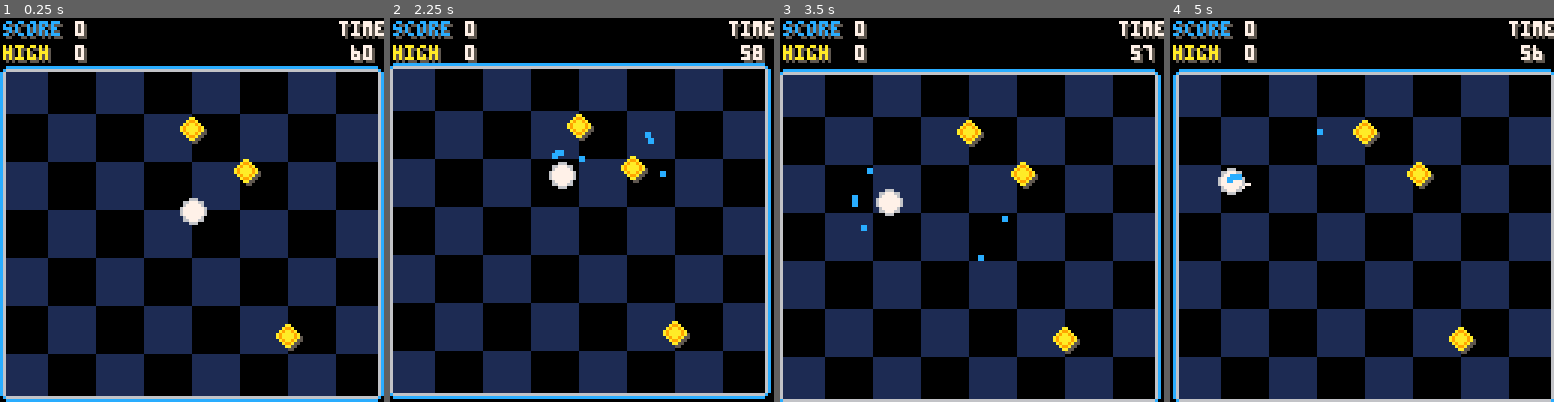
Above: before the commit, frames 1-4 (left to right).
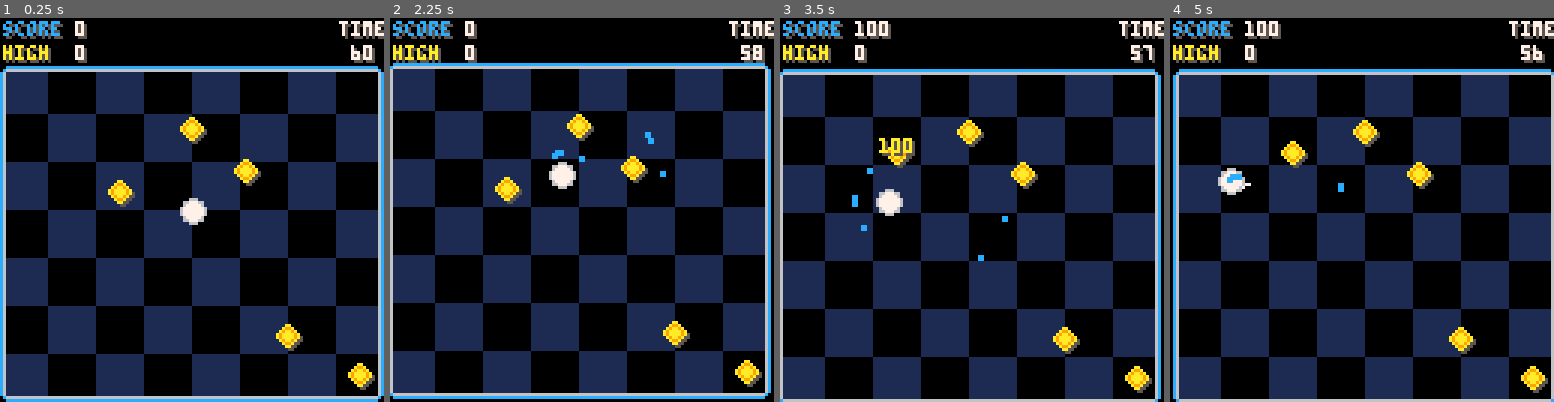
Above: after the commit, the same moments.

Repository: tesselode/netty
Game: PICO-8 cartridge launcher.p8
Two runs of this game, one before a commit and one after it. Both use one fixed random seed, a clock stepped at 60 frames per second and the inputs below.
Inputs:
- Up to frame 1 (0.25 s): no input
- Up to frame 2 (2.25 s): tap X (X key) at 0.33, 1.07, 1.85 s; tap O (Z key) at 0.7, 1.7, 2.1 s; hold Right 1.6-2.1 s; hold Up from 2.15 s (still down)
- Up to frame 3 (3.5 s): release Up at 2.42 s; hold Right 2.47-3.03 s; tap O (Z key) at 2.5, 2.9, 3.3 s; tap X (X key) at 2.97 s; hold Left from 3.08 s (still down)
- Up to frame 4 (5 s): release Left at 3.58 s; hold Down 3.63-3.97 s; tap O (Z key) every 0.4 s from 3.7 to 4.9 s; hold Right 4.02-4.68 s; tap X (X key) at 4.08 s; hold Up from 4.73 s (still down)

The runs differ from the first frame. In frame 1, 0.6% of the frame differs, in the area x 28-98%, y 42-97%; in frame 2, 0.6%; in frame 3, 1.2%, in the area x 19-97%, y 0-98%; in frame 4, 1.0%.

Commit message:
Size up and speed up powerups

Diff:
--- a/launcher.p8
+++ b/launcher.p8
@@ -94,7 +94,10 @@
  	launching = false,
  	charge = 0,
  	suctiontimer = 0,
+ 	sizetimer = 0,
+ 	speedtimer = 0,
  }
+ player.displayr = player.r
 
  -- init trail
  player.trail = {}
@@ -219,6 +222,20 @@
    sfx(9, 1)
   end
 
+  -- powerup states
+  if self.suctiontimer > 0 then
+   self.suctiontimer -= 1/60
+  end
+  if self.sizetimer > 0 then
+   self.r = 8
+   self.sizetimer -= 1/60
+  else
+   self.r = 4
+  end
+  if self.speedtimer > 0 then
+   self.speedtimer -= 1/60
+  end
+
   -- apply movement
  	local speedfactor
  	if self.launching then
@@ -226,13 +243,11 @@
  	else
  	 speedfactor = 1
  	end
+ 	if self.speedtimer > 0 then
+ 	 speedfactor *= 1.5
+ 	end
   self.x += self.vx * speedfactor
   self.y += self.vy * speedfactor
-
-  -- powerup states
-  if self.suctiontimer > 0 then
-   self.suctiontimer -= 1/60
-  end
 
   -- trail
   self.trail[1].x = player.x
@@ -243,30 +258,39 @@
    t1.x = (t1.x + t2.x) / 2
    t1.y = (t1.y + t2.y) / 2
   end
+
+  -- cosmetic
+  self.displayr = self.displayr + (self.r - self.displayr) * .1
  end
 
  function player:draw()
   -- draw launching hud
   local x, y = flr(self.x), flr(self.y)
   if self.launching then
-   circfill(self.x, self.y, self.r * 4, 12)
-   circfill(self.x, self.y, self.r + self.r*3*self.charge, 14)
-   line(self.x, self.y, self.x + inputx*self.r*4, self.y + inputy*self.r*4, 9)
-   circfill(self.x, self.y, self.r, 7)
+   circfill(self.x, self.y, self.displayr * 4, 12)
+   circfill(self.x, self.y, self.displayr + self.displayr*3*self.charge, 14)
+   line(self.x, self.y, self.x + inputx*self.displayr*4, self.y + inputy*self.r*4, 9)
   end
 
   -- draw trail
   for i = 1, #self.trail do
    local t = self.trail[i]
-   local r = self.r - self.r * (i / #self.trail)
-   circfill(t.x, t.y, r, 7)
+   local r = self.displayr - self.displayr * (i / #self.trail)
+   local c
+   if self.speedtimer > 0 then
+    c = 9
+   else
+    c = 7
+   end
+   circfill(t.x, t.y, r, c)
   end
 
   if self.suctiontimer > 0 then
-   circfill(x, y, self.r, 11)
-   circ(x, y, self.r, 10)
+   circfill(x, y, self.displayr, 11)
+   circ(x, y, self.displayr, 10)
   else
-	  circ(x, y, self.r, 6)
+   circfill(x, y, self.displayr, 7)
+	  circ(x, y, self.displayr, 6)
 	 end
  end
 
@@ -499,7 +523,7 @@
 	gravitytimer = 0
 	self.powerups = {}
 
-	for i = 1, 3 do
+	for i = 1, 5 do
 		add(dots, class.dot())
 	end
 end
@@ -507,7 +531,7 @@
 function state.gameplay:powerup()
  -- shuffle powerups
  if #self.powerups == 0 then
-	 self.powerups = {1, 2, 3, 4}
+	 self.powerups = {1, 2, 3, 4, 5}
 	 for _ = 1, 10 do
 		 for i = 1, #self.powerups - 1 do
 	   local j = i + 1
@@ -534,14 +558,19 @@
   add(effects, class.poweruptext('black hole!'))
  end
  if c == 3 then
-  player.suctiontimer = 5
-  add(effects, class.poweruptext('magnet!'))
+  player.sizetimer = 5
+  add(effects, class.poweruptext('size up!'))
   sfx(21, 3)
  end
  if c == 4 then
   gravitytimer = 4
   sfx(23, 3)
   add(effects, class.poweruptext('gravity!'))
+ end
+ if c == 5 then
+  player.speedtimer = 6
+  add(effects, class.poweruptext('speed up!'))
+  sfx(21, 3)
  end
 end
 
